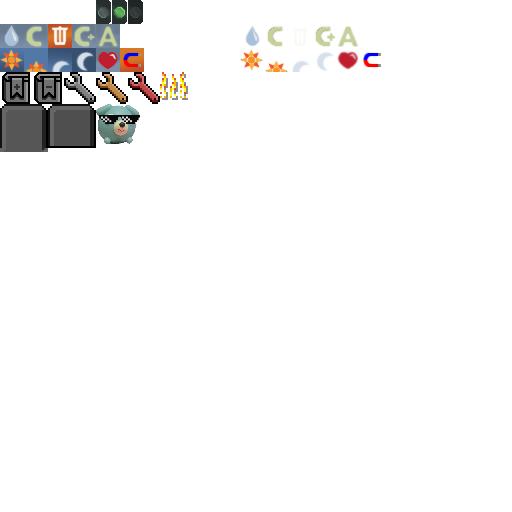
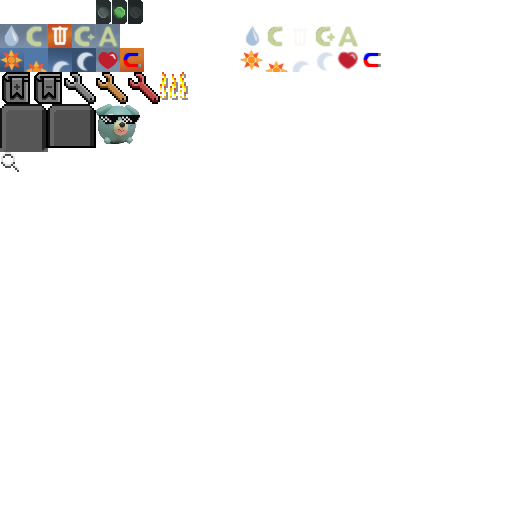
Before/after of a (512, 512) layered artwork. What changed in the layer stack:
renamed "Original" to "nei_sprites.png", painted on it over [1, 152, 19, 172]
